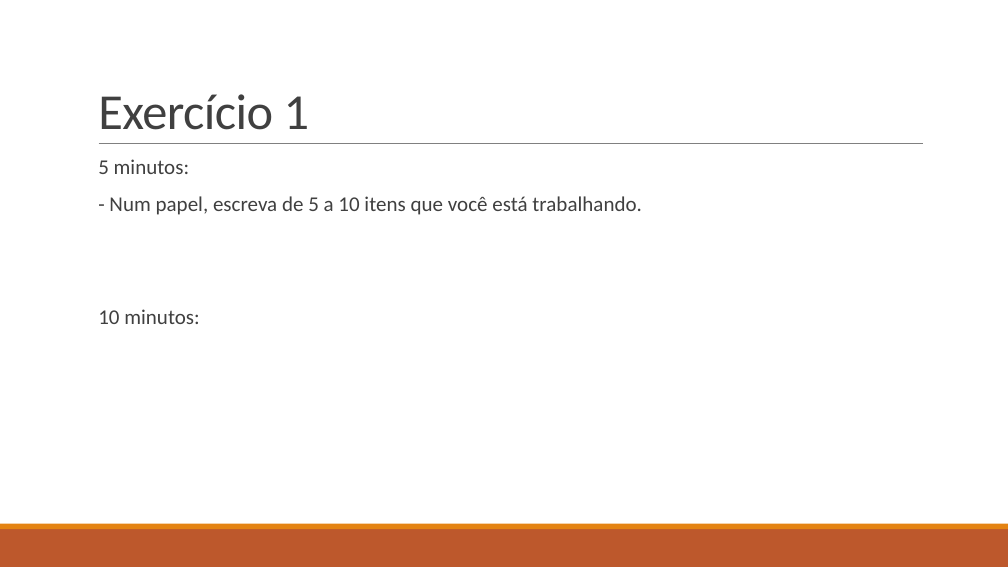
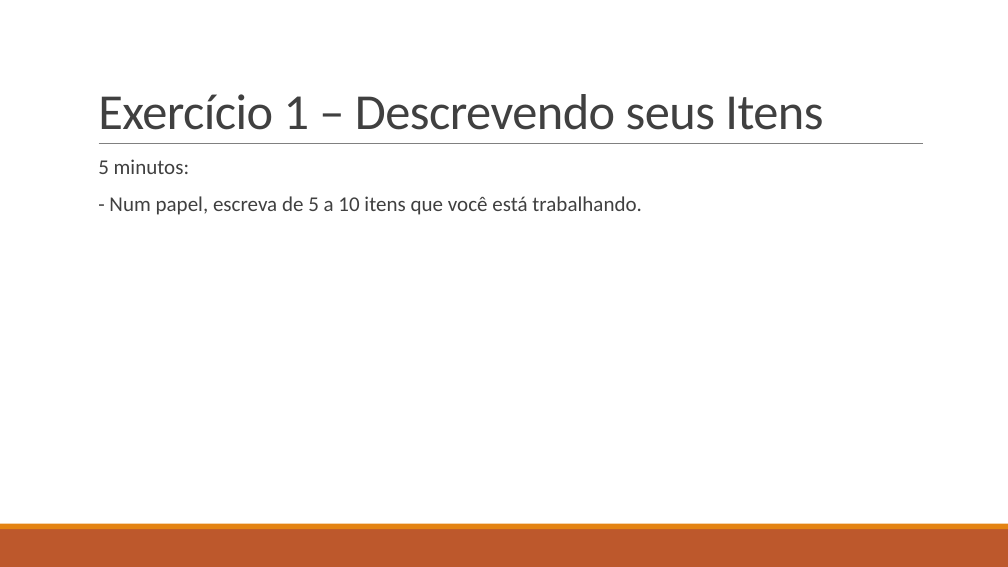
Before and after one commit to ruhansanabria/Puc_Lean2016, a slide deck: slide 6 of Apresentações/TRE DMAIC - Apresentação Kanban e Agile.pptx. Drawn at 1008x567 pixels with LibreOffice and Linux fonts; fonts in the diff are those of the drawing. Boxes give left, top, right and bottom in pixels: in the first picture for what was removed or moved away, otherwise in the second. Text is boxed around its words. In the diff, an @@ line names an element or a change of style, - is before the commit and + after.

```diff
--- a/Apresentações/TRE DMAIC - Apresentação Kanban e Agile.pptx
+++ b/Apresentações/TRE DMAIC - Apresentação Kanban e Agile.pptx
@@ title at <box>98,94,823,130</box>: text changed @@
-Exercício 1
+Exercício 1 – Descrevendo seus Itens
@@ text at <box>98,309,199,324</box>: paragraph removed @@
-  10 minutos:
```
Also in this commit, not shown: 1 other slide changed.
